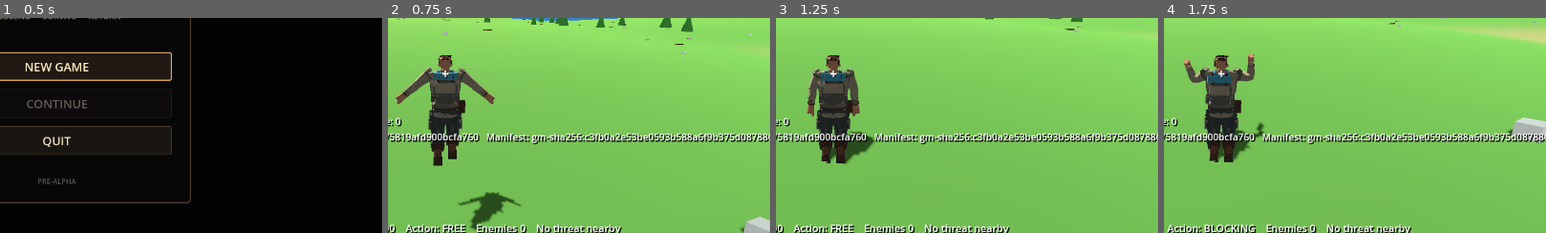
Above: before the commit, frames 1-4 (left to right).
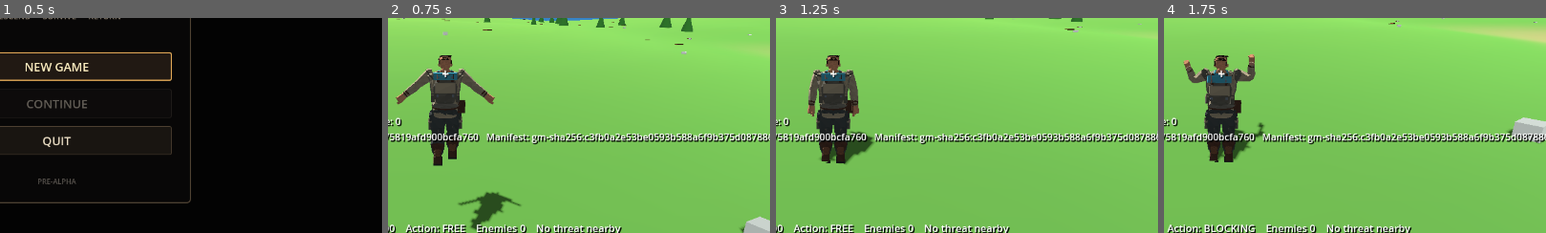
Above: after the commit, the same moments.

Repository: KevinRabbe/underworld
Game: Godot game, scene res://app/app_root.tscn
The game is run twice, just before and just after one commit, with the same random seed, the same clock (stepped at 60 frames per second) and the same inputs.
Inputs (mouse positions are % of the whole screen's width and height, from its top left):
- Up to frame 1 (0.5 s): no input
- Up to frame 2 (0.75 s): click "NEW GAME" at 0.5 s
- Up to frame 3 (1.25 s): no input
- Up to frame 4 (1.75 s): tap Enter at 1.25 s; move the mouse to (55, 50) at 1.27 s; hold W (move_forward) from 1.28 s (still down); hold F (block) from 1.28 s (still down); click (55, 50) at 1.42 s; tap Space (jump) at 1.52 s
The pictures show only the part of the screen within x 42-92%, y 37-87%; the shares and areas given below are measured in that part.

Frame 1 is identical in both runs. In frame 2, 0.5% of the frame differs, in the area x 2-34%, y 23-97%; in frame 3, 0.4%; in frame 4, 0.4%.

Commit message:
CHAR-PRESENT-001: shape articulated body silhouette

Diff:
--- a/presentation/characters/faceted/faceted_body_compiler.gd
+++ b/presentation/characters/faceted/faceted_body_compiler.gd
@@ -3,7 +3,7 @@
 
 const MeshDataScript := preload("res://presentation/characters/faceted/faceted_skinned_mesh_data.gd")
 
-const COMPILER_REVISION := 6
+const COMPILER_REVISION := 7
 const SKIN := 0
 const CLOTH := 1
 const LEATHER := 2
@@ -124,22 +124,25 @@
 	var chest_y: float = float(landmark["chest_y"])
 	var shoulder_y: float = float(landmark["shoulder_y"])
 	var neck_y: float = float(landmark["neck_y"])
+
+	# Front/back-asymmetric rings turn the torso from a stack of elliptical
+	# cylinders into an authored ribcage/pelvis silhouette. The broad shoulder
+	# ring sits lower than the collar so the outer shoulder falls naturally
+	# instead of producing the old pointed coat-hanger profile.
 	var torso_rings: Array[Dictionary] = [
-		_ring_y(Vector3(0, hip_y - 0.08, 0), profile.pelvis_width * 0.46, profile.chest_depth * 0.43, _weights(BONE.pelvis)),
-		_ring_y(Vector3(0, lerpf(hip_y - 0.08, pelvis_y, 0.52), 0), profile.pelvis_width * 0.49, profile.chest_depth * 0.50, _weights(BONE.pelvis)),
-		_ring_y(Vector3(0, pelvis_y, 0), profile.pelvis_width * 0.50, profile.chest_depth * 0.52, _weights(BONE.pelvis)),
-		_ring_y(Vector3(0, lerpf(pelvis_y, waist_y, 0.50), 0), lerpf(profile.pelvis_width, profile.waist_width, 0.50) * 0.50, profile.chest_depth * 0.47, _weights2(BONE.pelvis, BONE.spine_01, 0.20)),
-		_ring_y(Vector3(0, waist_y, 0), profile.waist_width * 0.50, profile.chest_depth * 0.43, _weights2(BONE.pelvis, BONE.spine_01, 0.35)),
-		_ring_y(Vector3(0, lerpf(waist_y, lower_chest_y, 0.50), 0), lerpf(profile.waist_width, profile.chest_width * 0.94, 0.50) * 0.50, profile.chest_depth * 0.455, _weights2(BONE.spine_01, BONE.spine_02, 0.55)),
-		_ring_y(Vector3(0, lower_chest_y, 0), profile.chest_width * 0.47, profile.chest_depth * 0.48, _weights(BONE.spine_02)),
-		_ring_y(Vector3(0, lerpf(lower_chest_y, chest_y, 0.50), 0), profile.chest_width * 0.49, profile.chest_depth * 0.495, _weights2(BONE.spine_02, BONE.chest, 0.40)),
-		_ring_y(Vector3(0, chest_y, 0), profile.chest_width * 0.50, profile.chest_depth * 0.50, _weights2(BONE.spine_02, BONE.chest, 0.65)),
-		_ring_y(Vector3(0, lerpf(chest_y, shoulder_y, 0.55), 0), lerpf(profile.chest_width, profile.shoulder_width, 0.52) * 0.50, profile.chest_depth * 0.51, _weights(BONE.chest)),
-		_ring_y(Vector3(0, shoulder_y - 0.022, 0), profile.shoulder_width * 0.47, profile.chest_depth * 0.50, _weights(BONE.chest)),
-		_ring_y(Vector3(0, shoulder_y + 0.012, -0.001), profile.shoulder_width * 0.37, profile.chest_depth * 0.43, _weights(BONE.chest)),
-		# The collar transition replaces the old full-width shoulder cap.  It
-		# keeps the broad shoulder mass but avoids a pointed coat-hanger profile.
-		_ring_y(Vector3(0, neck_y + 0.008, -0.002), 0.112, 0.092, _weights2(BONE.chest, BONE.neck, 0.55)),
+		_ring_y_asym(Vector3(0, hip_y - 0.080, 0.010), profile.pelvis_width * 0.44, profile.chest_depth * 0.40, profile.chest_depth * 0.48, _weights(BONE.pelvis)),
+		_ring_y_asym(Vector3(0, lerpf(hip_y - 0.080, pelvis_y, 0.52), 0.012), profile.pelvis_width * 0.49, profile.chest_depth * 0.44, profile.chest_depth * 0.53, _weights(BONE.pelvis)),
+		_ring_y_asym(Vector3(0, pelvis_y, 0.010), profile.pelvis_width * 0.50, profile.chest_depth * 0.45, profile.chest_depth * 0.54, _weights(BONE.pelvis)),
+		_ring_y_asym(Vector3(0, lerpf(pelvis_y, waist_y, 0.48), 0.004), lerpf(profile.pelvis_width, profile.waist_width, 0.52) * 0.50, profile.chest_depth * 0.43, profile.chest_depth * 0.48, _weights2(BONE.pelvis, BONE.spine_01, 0.20)),
+		_ring_y_asym(Vector3(0, waist_y, 0.000), profile.waist_width * 0.50, profile.chest_depth * 0.405, profile.chest_depth * 0.445, _weights2(BONE.pelvis, BONE.spine_01, 0.35)),
+		_ring_y_asym(Vector3(0, lerpf(waist_y, lower_chest_y, 0.48), -0.004), lerpf(profile.waist_width, profile.chest_width * 0.94, 0.52) * 0.50, profile.chest_depth * 0.47, profile.chest_depth * 0.455, _weights2(BONE.spine_01, BONE.spine_02, 0.55)),
+		_ring_y_asym(Vector3(0, lower_chest_y, -0.006), profile.chest_width * 0.47, profile.chest_depth * 0.505, profile.chest_depth * 0.465, _weights(BONE.spine_02)),
+		_ring_y_asym(Vector3(0, lerpf(lower_chest_y, chest_y, 0.50), -0.007), profile.chest_width * 0.49, profile.chest_depth * 0.525, profile.chest_depth * 0.475, _weights2(BONE.spine_02, BONE.chest, 0.40)),
+		_ring_y_asym(Vector3(0, chest_y, -0.006), profile.chest_width * 0.50, profile.chest_depth * 0.535, profile.chest_depth * 0.480, _weights2(BONE.spine_02, BONE.chest, 0.65)),
+		_ring_y_asym(Vector3(0, lerpf(chest_y, shoulder_y, 0.45), -0.004), lerpf(profile.chest_width, profile.shoulder_width, 0.46) * 0.50, profile.chest_depth * 0.525, profile.chest_depth * 0.475, _weights(BONE.chest)),
+		_ring_y_asym(Vector3(0, shoulder_y - 0.065, -0.002), profile.shoulder_width * 0.485, profile.chest_depth * 0.505, profile.chest_depth * 0.465, _weights(BONE.chest)),
+		_ring_y_asym(Vector3(0, shoulder_y - 0.022, -0.002), profile.shoulder_width * 0.405, profile.chest_depth * 0.465, profile.chest_depth * 0.435, _weights(BONE.chest)),
+		_ring_y_asym(Vector3(0, neck_y + 0.008, -0.002), 0.112, 0.092, 0.096, _weights2(BONE.chest, BONE.neck, 0.55)),
 	]
 	_add_y_loft(builders, CANVAS_LIGHT, torso_rings, 12, true, true)
 	var vest_rings: Array[Dictionary] = []
@@ -149,6 +152,10 @@
 		var vest := ring.duplicate(true)
 		vest["rx"] = float(ring["rx"]) + shell
 		vest["rz"] = float(ring["rz"]) + shell
+		if vest.has("front_rz"):
+			vest["front_rz"] = float(ring["front_rz"]) + shell
+		if vest.has("back_rz"):
+			vest["back_rz"] = float(ring["back_rz"]) + shell
 		vest_rings.append(vest)
 	_add_y_loft(builders, CLOTH, vest_rings, 12, true, true)
 
@@ -320,46 +327,59 @@
 	var elbow_x: float = shoulder_x + direction * arm_length * 0.42
 	var wrist_x: float = shoulder_x + direction * arm_length * 0.80
 	var hand_x: float = shoulder_x + direction * arm_length
-	var shoulder_y: float = float(landmark["shoulder_y"]) - 0.01
+	var shoulder_y: float = float(landmark["shoulder_y"]) - 0.018
 	var mass := float(profile.arm_mass)
+
+	# The upper arm now carries a deltoid peak, a distinct biceps/triceps mass,
+	# and an intentional elbow pinch. Extra rings are spent only where they
+	# change silhouette or articulation instead of uniformly increasing density.
 	var upper_rings: Array[Dictionary] = [
-		_ring_x(Vector3(shoulder_x - direction * 0.018, shoulder_y - 0.005, 0), 0.096 * mass, 0.088 * mass, _weights2(BONE.chest, upper_bone, 0.35)),
-		_ring_x(Vector3(shoulder_x, shoulder_y, 0), 0.105 * mass, 0.095 * mass, _weights(upper_bone)),
-		_ring_x(Vector3(lerpf(shoulder_x, elbow_x, 0.22), shoulder_y - 0.002, 0), 0.101 * mass, 0.091 * mass, _weights(upper_bone)),
-		_ring_x(Vector3(lerpf(shoulder_x, elbow_x, 0.48), shoulder_y, 0), 0.089 * mass, 0.081 * mass, _weights(upper_bone)),
-		_ring_x(Vector3(lerpf(shoulder_x, elbow_x, 0.74), shoulder_y + 0.002, -0.002), 0.080 * mass, 0.074 * mass, _weights2(upper_bone, forearm_bone, 0.16)),
-		_ring_x(Vector3(elbow_x, shoulder_y, 0), 0.073 * mass, 0.070 * mass, _weights2(upper_bone, forearm_bone, 0.50)),
+		_ring_x(Vector3(shoulder_x - direction * 0.024, shoulder_y - 0.010, 0), 0.090 * mass, 0.084 * mass, _weights2(BONE.chest, upper_bone, 0.30)),
+		_ring_x(Vector3(shoulder_x, shoulder_y, 0), 0.108 * mass, 0.098 * mass, _weights(upper_bone)),
+		_ring_x(Vector3(lerpf(shoulder_x, elbow_x, 0.18), shoulder_y - 0.004, -0.002), 0.104 * mass, 0.094 * mass, _weights(upper_bone)),
+		_ring_x(Vector3(lerpf(shoulder_x, elbow_x, 0.38), shoulder_y + 0.001, -0.004), 0.095 * mass, 0.086 * mass, _weights(upper_bone)),
+		_ring_x(Vector3(lerpf(shoulder_x, elbow_x, 0.60), shoulder_y + 0.003, -0.002), 0.086 * mass, 0.079 * mass, _weights(upper_bone)),
+		_ring_x(Vector3(lerpf(shoulder_x, elbow_x, 0.82), shoulder_y + 0.001, 0.001), 0.075 * mass, 0.071 * mass, _weights2(upper_bone, forearm_bone, 0.18)),
+		_ring_x(Vector3(elbow_x, shoulder_y, 0), 0.068 * mass, 0.066 * mass, _weights2(upper_bone, forearm_bone, 0.50)),
 	]
 	_add_x_loft(builders, CANVAS_LIGHT, upper_rings, 8, true, true, direction)
+
+	# Keep the vest shoulder seam compact so the beige sleeve remains the main
+	# arm read, matching the reference instead of forming a dark shoulder block.
 	_add_x_loft(builders, CANVAS_DARK, [
-		_ring_x(Vector3(shoulder_x - direction * 0.020, shoulder_y - 0.006, 0), 0.100 * mass, 0.092 * mass, _weights2(BONE.chest, upper_bone, 0.30)),
-		_ring_x(Vector3(shoulder_x, shoulder_y, 0), 0.111 * mass, 0.101 * mass, _weights(upper_bone)),
-		_ring_x(Vector3(lerpf(shoulder_x, elbow_x, 0.20), shoulder_y - 0.002, 0), 0.106 * mass, 0.096 * mass, _weights(upper_bone)),
+		_ring_x(Vector3(shoulder_x - direction * 0.024, shoulder_y - 0.011, 0), 0.094 * mass, 0.087 * mass, _weights2(BONE.chest, upper_bone, 0.28)),
+		_ring_x(Vector3(shoulder_x, shoulder_y, 0), 0.112 * mass, 0.102 * mass, _weights(upper_bone)),
+		_ring_x(Vector3(lerpf(shoulder_x, elbow_x, 0.12), shoulder_y - 0.004, 0), 0.108 * mass, 0.098 * mass, _weights(upper_bone)),
 	], 8, true, true, direction)
+
+	# The forearm is widest shortly below the elbow, then tapers decisively into
+	# the wrist. This removes the straight tube silhouette visible in side view.
 	var forearm_rings: Array[Dictionary] = [
-		_ring_x(Vector3(elbow_x, shoulder_y, 0), 0.073 * mass, 0.070 * mass, _weights2(upper_bone, forearm_bone, 0.50)),
-		_ring_x(Vector3(lerpf(elbow_x, wrist_x, 0.27), shoulder_y - 0.003, -0.004), 0.072 * mass, 0.066 * mass, _weights(forearm_bone)),
-		_ring_x(Vector3(lerpf(elbow_x, wrist_x, 0.55), shoulder_y, -0.006), 0.069 * mass, 0.061 * mass, _weights(forearm_bone)),
-		_ring_x(Vector3(lerpf(elbow_x, wrist_x, 0.80), shoulder_y + 0.002, -0.003), 0.059 * mass, 0.054 * mass, _weights2(forearm_bone, hand_bone, 0.20)),
-		_ring_x(Vector3(wrist_x, shoulder_y, 0), 0.052 * mass, 0.048 * mass, _weights2(forearm_bone, hand_bone, 0.65)),
+		_ring_x(Vector3(elbow_x, shoulder_y, 0), 0.069 * mass, 0.067 * mass, _weights2(upper_bone, forearm_bone, 0.50)),
+		_ring_x(Vector3(lerpf(elbow_x, wrist_x, 0.22), shoulder_y - 0.004, -0.005), 0.075 * mass, 0.068 * mass, _weights(forearm_bone)),
+		_ring_x(Vector3(lerpf(elbow_x, wrist_x, 0.48), shoulder_y - 0.001, -0.007), 0.071 * mass, 0.063 * mass, _weights(forearm_bone)),
+		_ring_x(Vector3(lerpf(elbow_x, wrist_x, 0.72), shoulder_y + 0.002, -0.005), 0.064 * mass, 0.057 * mass, _weights(forearm_bone)),
+		_ring_x(Vector3(lerpf(elbow_x, wrist_x, 0.88), shoulder_y + 0.001, -0.002), 0.057 * mass, 0.051 * mass, _weights2(forearm_bone, hand_bone, 0.25)),
+		_ring_x(Vector3(wrist_x, shoulder_y, 0), 0.049 * mass, 0.045 * mass, _weights2(forearm_bone, hand_bone, 0.65)),
 	]
 	_add_x_loft(builders, CANVAS_LIGHT, forearm_rings, 8, true, true, direction)
+
 	var hand_rings: Array[Dictionary] = [
-		_ring_x(Vector3(wrist_x, shoulder_y, 0), 0.055, 0.047, _weights2(forearm_bone, hand_bone, 0.75)),
-		_ring_x(Vector3(hand_x, shoulder_y, -0.012), 0.064, 0.043, _weights(hand_bone)),
+		_ring_x(Vector3(wrist_x, shoulder_y, 0), 0.052, 0.045, _weights2(forearm_bone, hand_bone, 0.75)),
+		_ring_x(Vector3(hand_x, shoulder_y, -0.012), 0.061, 0.041, _weights(hand_bone)),
 	]
 	_add_x_loft(builders, SKIN, hand_rings, 8, true, true, direction)
 	var thumb_x_a: float = hand_x - direction * 0.025
 	var thumb_x_b: float = hand_x + direction * 0.050
 	_add_box(builders, SKIN,
-		Vector3(minf(thumb_x_a, thumb_x_b), shoulder_y - 0.058, -0.052),
-		Vector3(maxf(thumb_x_a, thumb_x_b), shoulder_y - 0.018, -0.005),
+		Vector3(minf(thumb_x_a, thumb_x_b), shoulder_y - 0.055, -0.049),
+		Vector3(maxf(thumb_x_a, thumb_x_b), shoulder_y - 0.018, -0.006),
 		_weights(hand_bone), 0.010)
 	var cuff_x_a := lerpf(elbow_x, wrist_x, 0.78)
 	var cuff_x_b := lerpf(elbow_x, wrist_x, 0.94)
 	_add_x_loft(builders, LEATHER, [
-		_ring_x(Vector3(cuff_x_a, shoulder_y, 0), 0.058, 0.053, _weights(forearm_bone)),
-		_ring_x(Vector3(cuff_x_b, shoulder_y, 0), 0.057, 0.052, _weights2(forearm_bone, hand_bone, 0.35)),
+		_ring_x(Vector3(cuff_x_a, shoulder_y, 0), 0.056, 0.051, _weights(forearm_bone)),
+		_ring_x(Vector3(cuff_x_b, shoulder_y, 0), 0.054, 0.049, _weights2(forearm_bone, hand_bone, 0.35)),
 	], 8, true, true, direction)
 
 
@@ -369,20 +389,32 @@
 	var thigh_bone := int(BONE.thigh_l if left else BONE.thigh_r)
 	var calf_bone := int(BONE.calf_l if left else BONE.calf_r)
 	var foot_bone := int(BONE.foot_l if left else BONE.foot_r)
+	var hip_y: float = float(landmark["hip_y"])
+	var thigh_mass_y: float = float(landmark["thigh_mass_y"])
+	var knee_y: float = float(landmark["knee_y"])
+	var calf_mass_y: float = float(landmark["calf_mass_y"])
+	var calf_low_y: float = float(landmark["calf_low_y"])
+	var ankle_y: float = float(landmark["ankle_y"])
+
+	# Asymmetric front/back depth gives the thigh and calf a human side profile:
+	# restrained knee, fuller rear thigh, and the characteristic rear calf bulge.
 	var trouser_rings: Array[Dictionary] = [
-		_ring_y(Vector3(x, float(landmark["hip_y"]), 0), profile.thigh_diameter * 0.68, profile.thigh_diameter * 0.67, _weights(thigh_bone)),
-		_ring_y(Vector3(x, lerpf(float(landmark["hip_y"]), float(landmark["thigh_mass_y"]), 0.48), -0.004), profile.thigh_diameter * 0.69, profile.thigh_diameter * 0.66, _weights(thigh_bone)),
-		_ring_y(Vector3(x, float(landmark["thigh_mass_y"]), 0), profile.thigh_diameter * 0.65, profile.thigh_diameter * 0.63, _weights(thigh_bone)),
-		_ring_y(Vector3(x, lerpf(float(landmark["thigh_mass_y"]), float(landmark["knee_y"]), 0.62), 0.002), profile.thigh_diameter * 0.56, profile.thigh_diameter * 0.54, _weights2(thigh_bone, calf_bone, 0.20)),
-		_ring_y(Vector3(x, float(landmark["knee_y"]), 0), profile.thigh_diameter * 0.52, profile.thigh_diameter * 0.51, _weights2(thigh_bone, calf_bone, 0.50)),
-		_ring_y(Vector3(x, float(landmark["calf_mass_y"]), 0.010), profile.calf_diameter * 0.75, profile.calf_diameter * 0.72, _weights(calf_bone)),
-		_ring_y(Vector3(x, float(landmark["calf_low_y"]), 0), profile.calf_diameter * 0.59, profile.calf_diameter * 0.60, _weights(calf_bone)),
+		_ring_y_asym(Vector3(x, hip_y, 0.006), profile.thigh_diameter * 0.67, profile.thigh_diameter * 0.60, profile.thigh_diameter * 0.70, _weights(thigh_bone)),
+		_ring_y_asym(Vector3(x, lerpf(hip_y, thigh_mass_y, 0.42), 0.004), profile.thigh_diameter * 0.70, profile.thigh_diameter * 0.62, profile.thigh_diameter * 0.72, _weights(thigh_bone)),
+		_ring_y_asym(Vector3(x, thigh_mass_y, 0.002), profile.thigh_diameter * 0.65, profile.thigh_diameter * 0.59, profile.thigh_diameter * 0.67, _weights(thigh_bone)),
+		_ring_y_asym(Vector3(x, lerpf(thigh_mass_y, knee_y, 0.58), 0.001), profile.thigh_diameter * 0.55, profile.thigh_diameter * 0.51, profile.thigh_diameter * 0.57, _weights2(thigh_bone, calf_bone, 0.18)),
+		_ring_y_asym(Vector3(x, knee_y, -0.002), profile.thigh_diameter * 0.485, profile.thigh_diameter * 0.46, profile.thigh_diameter * 0.50, _weights2(thigh_bone, calf_bone, 0.50)),
+		_ring_y_asym(Vector3(x, lerpf(knee_y, calf_mass_y, 0.38), 0.004), profile.calf_diameter * 0.68, profile.calf_diameter * 0.61, profile.calf_diameter * 0.74, _weights(calf_bone)),
+		_ring_y_asym(Vector3(x, calf_mass_y, 0.010), profile.calf_diameter * 0.75, profile.calf_diameter * 0.64, profile.calf_diameter * 0.82, _weights(calf_bone)),
+		_ring_y_asym(Vector3(x, calf_low_y, 0.003), profile.calf_diameter * 0.59, profile.calf_diameter * 0.55, profile.calf_diameter * 0.64, _weights(calf_bone)),
+		_ring_y_asym(Vector3(x, lerpf(calf_low_y, ankle_y, 0.65), 0.000), profile.ankle_width * 0.62, profile.ankle_width * 0.60, profile.ankle_width * 0.65, _weights2(calf_bone, foot_bone, 0.18)),
 	]
 	_add_y_loft(builders, TROUSER, trouser_rings, 8, true, true)
+
 	var boot_rings: Array[Dictionary] = [
-		_ring_y(Vector3(x, float(landmark["calf_mass_y"]) - 0.01, 0.008), profile.calf_diameter * 0.70, profile.calf_diameter * 0.70, _weights(calf_bone)),
-		_ring_y(Vector3(x, float(landmark["calf_low_y"]) - 0.02, 0), profile.ankle_width * 0.62, profile.ankle_width * 0.66, _weights(calf_bone)),
-		_ring_y(Vector3(x, float(landmark["ankle_y"]), -0.005), profile.ankle_width * 0.56, profile.ankle_width * 0.60, _weights2(calf_bone, foot_bone, 0.65)),
+		_ring_y_asym(Vector3(x, calf_mass_y - 0.010, 0.008), profile.calf_diameter * 0.70, profile.calf_diameter * 0.65, profile.calf_diameter * 0.73, _weights(calf_bone)),
+		_ring_y_asym(Vector3(x, calf_low_y - 0.020, 0.000), profile.ankle_width * 0.62, profile.ankle_width * 0.62, profile.ankle_width * 0.68, _weights(calf_bone)),
+		_ring_y_asym(Vector3(x, ankle_y, -0.005), profile.ankle_width * 0.56, profile.ankle_width * 0.59, profile.ankle_width * 0.62, _weights2(calf_bone, foot_bone, 0.65)),
 	]
 	_add_y_loft(builders, LEATHER, boot_rings, 8, true, true)
 	var half_width: float = float(profile.foot_width) * 0.50 + 0.010
